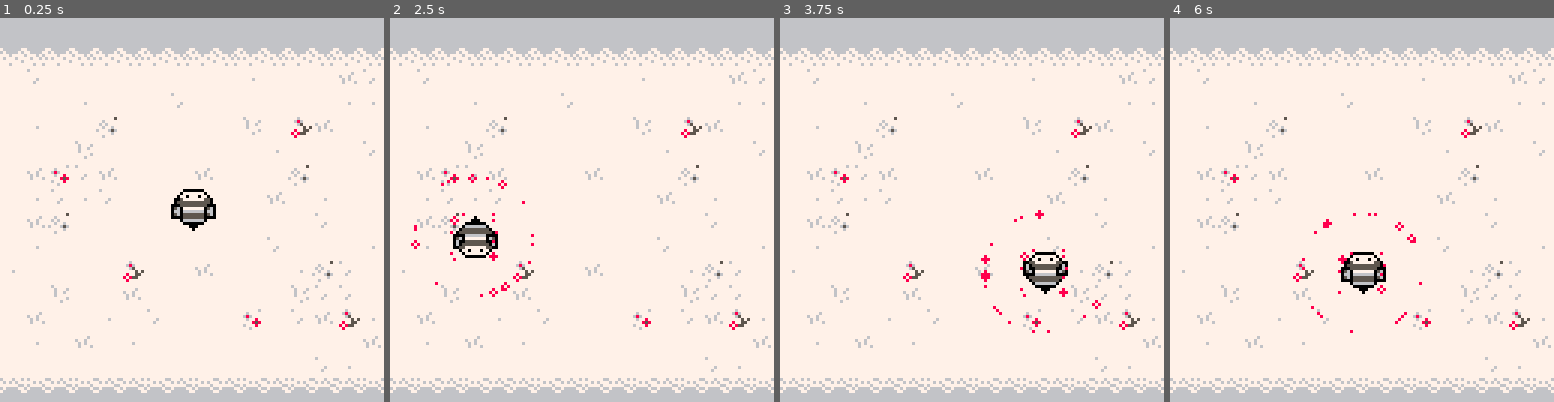
Above: before the commit, frames 1-4 (left to right).
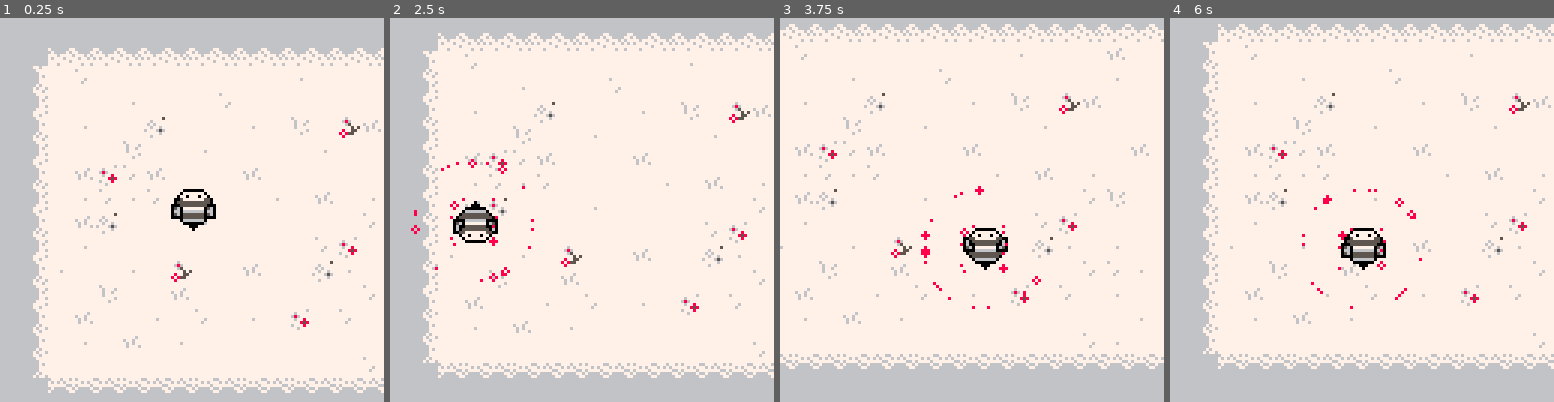
Above: after the commit, the same moments.

Repository: MariaHodor/Pico8-game
Game: PICO-8 cartridge joc_albina.p8
Same seed, same stepped clock (60 frames per second), same inputs: the game is played once before the commit and once after it.
Inputs:
- Up to frame 1 (0.25 s): no input
- Up to frame 2 (2.5 s): tap X (X key) at 1.07, 2.07, 2.4 s; hold Left 1.97-2.37 s; hold Down from 2.42 s (still down)
- Up to frame 3 (3.75 s): tap X (X key) every 0.33 s from 2.73 to 3.73 s; release Down at 2.82 s; hold Right 2.87-3.53 s; hold Up from 3.58 s (still down)
- Up to frame 4 (6 s): tap X (X key) every 0.33 s from 4.07 to 5.73 s; release Up at 4.08 s; hold Right 4.13-4.53 s; hold Down 4.58-5.08 s; hold Left 5.13-5.8 s; hold Up from 5.85 s (still down)

The runs differ from the first frame. In frame 1, 12% of the frame differs, in the area x 0-100%, y 7-98%; in frame 2, 20%; in frame 3, 18%; in frame 4, 24%, in the area x 0-100%, y 1-98%.

Commit message:
camera follow, map constraints, enemy spawn

Diff:
--- a/joc_albina.p8
+++ b/joc_albina.p8
@@ -9,6 +9,8 @@
 	sp_lr={33,35}
 	sp_ud={40,43}
 	sp_g={45,77}
+	sp_e={81,86}
+	enemies_table={}
 	music(00)
 end
 
@@ -16,23 +18,23 @@
 	t= (t+1)%s
 	if (t==0) f=f%#sp_lr+1
 
-	if(btn(⬆️)) then
+	if(btn(⬆️) and y >= 8) then
 	y-=3
 	flip_ud = false
 	move_lr = false
 	end
 
-	if(btn(⬇️)) then
+	if(btn(⬇️) and y <= 110) then
 	 y+=3
 	 flip_ud = true
 	 move_lr = false
 	 end
-	if(btn(⬅️)) then
+	if(btn(⬅️) and x >= 8) then
 	 x-=3
 	 flip_lr = true
 	 move_lr = true
 	 end
-	if(btn(➡️)) then
+	if(btn(➡️) and x <= 190) then
 	x+=3
 	flip_lr = false
 	move_lr = true
@@ -47,13 +49,21 @@
 end
 
 function _draw()
+	cls(14)
 	current_time = time()
 
-	cls(14)
+	camera_follow()
+
 	palt(0,false)
 	palt(11, true)
-	map(2,0,0,0,16,16)
+	map(0,0,0,0,32,32)
 	--spr(33,x,y,2,2,false,false)
+
+	if current_time%10==0 then
+		create_enemy()
+	end
+	draw_enemies()
+
 	if move_lr then
 	spr(sp_lr[f],x,y,2,2,flip_lr,false)
 	else
@@ -121,6 +131,26 @@
 			pset(x+x_g+8,y+y_g+8,8)
 		end
 	end
+end
+-->8
+function camera_follow()
+cam_x = x - 60
+cam_y = y - 60
+
+cam_x = mid(0, cam_x, 88)
+cam_y = mid(0, cam_y, 8)
+
+camera(cam_x, cam_y)
+end
+-->8
+function draw_enemies()
+for v in all(enemies_table) do
+	spr(v[1],v[2],v[3],2,2,false,false)
+end
+end
+
+function create_enemy()
+	add(enemies_table, {rnd(sp_e),flr(rnd(100)),flr(rnd(100))})
 end
 __gfx__
 00000000777777777777777767776776767777766666666666666666666666667777777777777777777777777777777777777777777777777767766676777666
@@ -220,28 +250,28 @@
 00000000bbbbbbbbbbbbbbbbbbbbbbbbbbbbbbbbbbbbbbbbbbbbbbbbbbbbbbbbbbbbbbbb00000000000000000000000000000000000000000000000000000000
 00000000bbbbbbbbbbbbbbbbbbbbbbbbbb8bbbbbbbbbbbbbbbbbbbbbbbbbbbbbbb8bbbbb00000000000000000000000000000000000000000000000000000000
 __map__
-0505050505050505050505050505050505050505000000000000000000000000000000000000000000000000000000000000000000000000000000000000000000000000000000000000000000000000000000000000000000000000000000000000000000000000000000000000000000000000000000000000000000000000
-0505060706070607060706070607060706070505000000000000000000000000000000000000000000000000000000000000000000000000000000000000000000000000000000000000000000000000000000000000000000000000000000000000000000000000000000000000000000000000000000000000000000000000
-0512010c01010101010101010d010101020c0e05000000000000000000000000000000000000000000000000000000000000000000000000000000000000000000000000000000000000000000000000000000000000000000000000000000000000000000000000000000000000000000000000000000000000000000000000
-05110101010d0101010c0101010101010d0d0e05000000000000000000000000000000000000000000000000000000000000000000000000000000000000000000000000000000000000000000000000000000000000000000000000000000000000000000000000000000000000000000000000000000000000000000000000
-0512010d01010901010101010b01080201010f05000000000000000000000000000000000000000000000000000000000000000000000000000000000000000000000000000000000000000000000000000000000000000000000000000000000000000000000000000000000000000000000000000000000000000000000000
-05110101010b010101010101010d0101010c0e05000000000000000000000000000000000000000000000000000000000000000000000000000000000000000000000000000000000000000000000000000000000000000000000000000000000000000000000000000000000000000000000000000000000000000000000000
-051201020a0c0201010102010101090101010f05000000000000000000000000000000000000000000000000000000000000000000000000000000000000000000000000000000000000000000000000000000000000000000000000000000000000000000000000000000000000000000000000000000000000000000000000
-0511010d0c0d0c01010101010102010d01010e05000000000000000000000000000000000000000000000000000000000000000000000000000000000000000000000000000000000000000000000000000000000000000000000000000000000000000000000000000000000000000000000000000000000000000000000000
-0512010209010101010101010101010c01010f05000000000000000000000000000000000000000000000000000000000000000000000000000000000000000000000000000000000000000000000000000000000000000000000000000000000000000000000000000000000000000000000000000000000000000000000000
-0511010d0101010101010101010c0101010d0e05000000000000000000000000000000000000000000000000000000000000000000000000000000000000000000000000000000000000000000000000000000000000000000000000000000000000000000000000000000000000000000000000000000000000000000000000
-05120d01010101080101020101010d090c010f05000000000000000000000000000000000000000000000000000000000000000000000000000000000000000000000000000000000000000000000000000000000000000000000000000000000000000000000000000000000000000000000000000000000000000000000000
-051101010b0101020101010101010b0c0c010e05000000000000000000000000000000000000000000000000000000000000000000000000000000000000000000000000000000000000000000000000000000000000000000000000000000000000000000000000000000000000000000000000000000000000000000000000
-0512010201010d010c0101010a010c02080d0e05000000000000000000000000000000000000000000000000000000000000000000000000000000000000000000000000000000000000000000000000000000000000000000000000000000000000000000000000000000000000000000000000000000000000000000000000
-0512010d0102010d010101010101010101020f05000000000000000000000000000000000000000000000000000000000000000000000000000000000000000000000000000000000000000000000000000000000000000000000000000000000000000000000000000000000000000000000000000000000000000000000000
-0512010101010101010101010101010c0d010f05000000000000000000000000000000000000000000000000000000000000000000000000000000000000000000000000000000000000000000000000000000000000000000000000000000000000000000000000000000000000000000000000000000000000000000000000
-0505030403040303040304030403040303040505000000000000000000000000000000000000000000000000000000000000000000000000000000000000000000000000000000000000000000000000000000000000000000000000000000000000000000000000000000000000000000000000000000000000000000000000
-0505050505050505050505050505050505050505000000000000000000000000000000000000000000000000000000000000000000000000000000000000000000000000000000000000000000000000000000000000000000000000000000000000000000000000000000000000000000000000000000000000000000000000
-…(8 lines of a section not shown)…
+0505050505050505050505050505050505050505050505050505050000000000000000000000000000000000000000000000000000000000000000000000000000000000000000000000000000000000000000000000000000000000000000000000000000000000000000000000000000000000000000000000000000000000
+0505060706070607060706070607060706060706070607060705050000000000000000000000000000000000000000000000000000000000000000000000000000000000000000000000000000000000000000000000000000000000000000000000000000000000000000000000000000000000000000000000000000000000
+0512010c01010101010101010d0101010201010d010101020c0e050000000000000000000000000000000000000000000000000000000000000000000000000000000000000000000000000000000000000000000000000000000000000000000000000000000000000000000000000000000000000000000000000000000000
+05110101010d0101010c0101010101010d01010101010a0d0d0e050000000000000000000000000000000000000000000000000000000000000000000000000000000000000000000000000000000000000000000000000000000000000000000000000000000000000000000000000000000000000000000000000000000000
+0512010d0101090101010d010b0108020101010b010d0201010f050000000000000000000000000000000000000000000000000000000000000000000000000000000000000000000000000000000000000000000000000000000000000000000000000000000000000000000000000000000000000000000000000000000000
+05110101010b01010d010101010d0101010101010d0101010c0e050000000000000000000000000000000000000000000000000000000000000000000000000000000000000000000000000000000000000000000000000000000000000000000000000000000000000000000000000000000000000000000000000000000000
+051201020a0c020101010201010101010102010101090b01010f050000000000000000000000000000000000000000000000000000000000000000000000000000000000000000000000000000000000000000000000000000000000000000000000000000000000000000000000000000000000000000000000000000000000
+0511010d0c0d0c010101010d0102010d010101010d010d01010e050000000000000000000000000000000000000000000000000000000000000000000000000000000000000000000000000000000000000000000000000000000000000000000000000000000000000000000000000000000000000000000000000000000000
+05120102090101010d0101010101010c0b01010101010101010f050000000000000000000000000000000000000000000000000000000000000000000000000000000000000000000000000000000000000000000000000000000000000000000000000000000000000000000000000000000000000000000000000000000000
+0511010d0101010101010101010c0a0101010102010d0101010e050000000000000000000000000000000000000000000000000000000000000000000000000000000000000000000000000000000000000000000000000000000000000000000000000000000000000000000000000000000000000000000000000000000000
+05120d01010d01080101020101090d010d01010d010c0802010f050000000000000000000000000000000000000000000000000000000000000000000000000000000000000000000000000000000000000000000000000000000000000000000000000000000000000000000000000000000000000000000000000000000000
+051101010b010102010101010101010c0c0d0101010b0c0c010e050000000000000000000000000000000000000000000000000000000000000000000000000000000000000000000000000000000000000000000000000000000000000000000000000000000000000000000000000000000000000000000000000000000000
+0512010201010d010c010d010a010c010d01010b010d01090d0e050000000000000000000000000000000000000000000000000000000000000000000000000000000000000000000000000000000000000000000000000000000000000000000000000000000000000000000000000000000000000000000000000000000000
+0512010d0102010d0101010101010101010d01010d010101020f050000000000000000000000000000000000000000000000000000000000000000000000000000000000000000000000000000000000000000000000000000000000000000000000000000000000000000000000000000000000000000000000000000000000
+0512010101010101010101010101010c0d01010102010c0d010f050000000000000000000000000000000000000000000000000000000000000000000000000000000000000000000000000000000000000000000000000000000000000000000000000000000000000000000000000000000000000000000000000000000000
+0505030403040303040304030403040303040304030403030405050000000000000000000000000000000000000000000000000000000000000000000000000000000000000000000000000000000000000000000000000000000000000000000000000000000000000000000000000000000000000000000000000000000000
+0505050505050505050505050505050505050505050505050505050000000000000000000000000000000000000000000000000000000000000000000000000000000000000000000000000000000000000000000000000000000000000000000000000000000000000000000000000000000000000000000000000000000000
+…(8 lines of a section not shown)…
